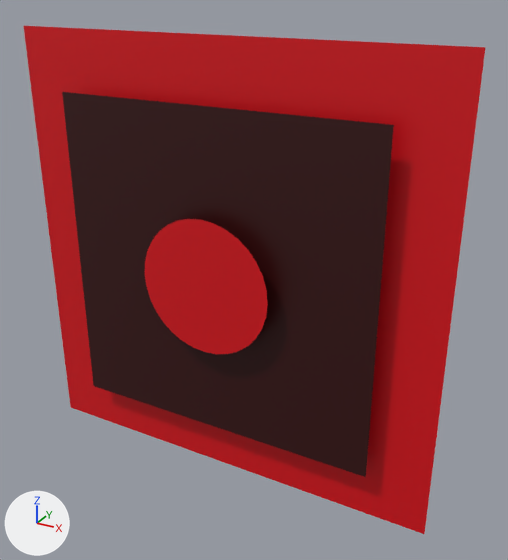
A saved change to the glTF model assets/enemies/enemy-defender-one.glb.
One viewpoint serves both versions: a 50 mm lens placed at (20.5, -34.3, 16.9), pointed at (2.1, -0.8, 0.1). Every picture has the same lights, and +X, +Y and +Z are marked at lower left.

In view in the first picture: 'EnemyDefenderOneHull', 'EnemyDefenderOneIndicator', 'EnemyDefenderOneOutline'.
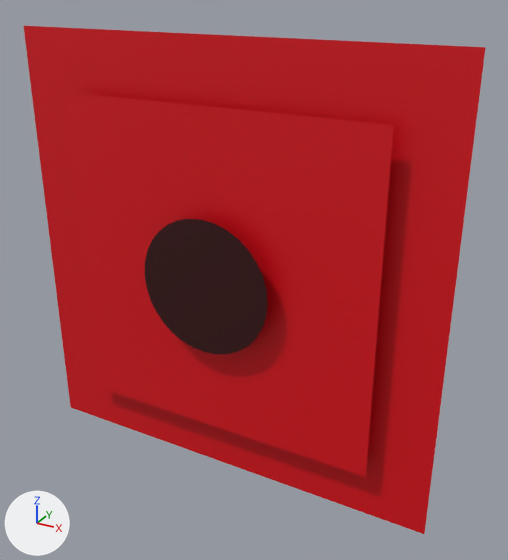
Patch to the scene script:
```diff
--- a/assets/enemies/enemy-defender-one.glb.py
+++ b/assets/enemies/enemy-defender-one.glb.py
@@ me_enemydefenderonehullmesh @@
 me_enemydefenderonehullmesh.from_pydata(...)  # 4 vertices, 2 faces; spans x -10.3..10.3, y 0.0, z -10.3..10.3
-me_enemydefenderonehullmesh.materials.append(mat_enemydefenderhullmaterial)  # dark red #350001
+me_enemydefenderonehullmesh.materials.append(mat_enemydefenderoutlinematerial)  # red #da0012
@@ me_enemydefenderoneindicatormesh @@
 me_enemydefenderoneindicatormesh.from_pydata(...)  # 32 vertices, 30 faces; spans x -4.22..4.22, y 0.0, z -4.22..4.22
-me_enemydefenderoneindicatormesh.materials.append(mat_enemydefenderoutlinematerial)  # red #da0012
+me_enemydefenderoneindicatormesh.materials.append(mat_enemydefenderhullmaterial)  # dark red #350001
```

Where the change shows, as pixel boxes (x1, y1, x2, y2) in the pictures (508 x 560 px):
'EnemyDefenderOneHull', recoloured: (62, 92, 394, 477) in both
'EnemyDefenderOneIndicator', recoloured: (145, 219, 268, 354) in both
